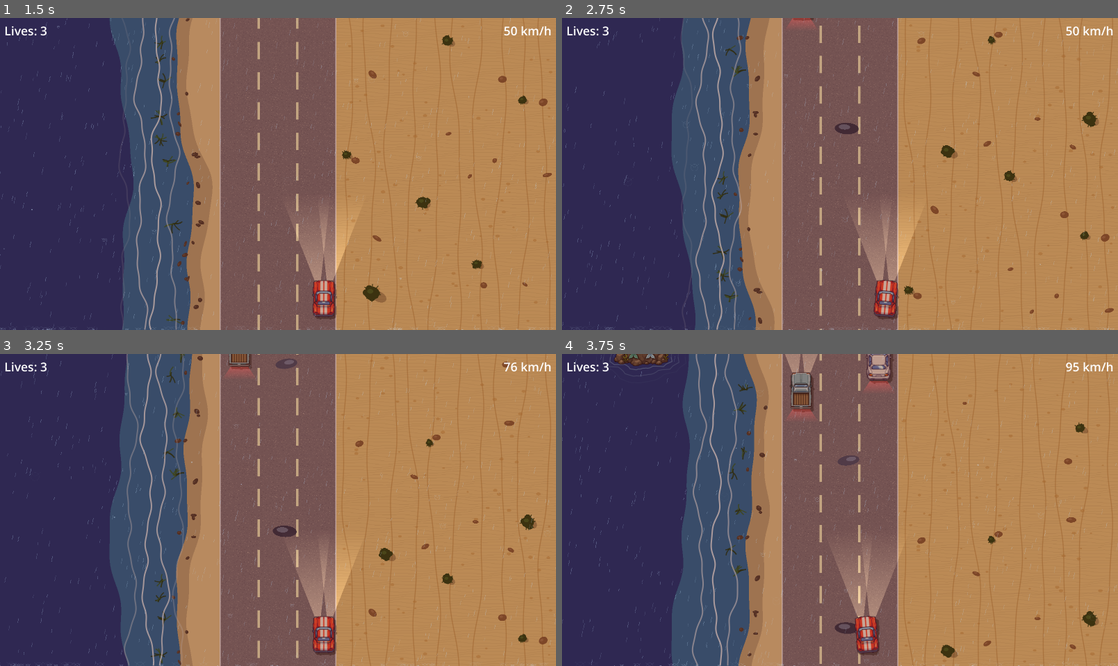
Above: before the commit, frames 1-4 (two rows, left to right).
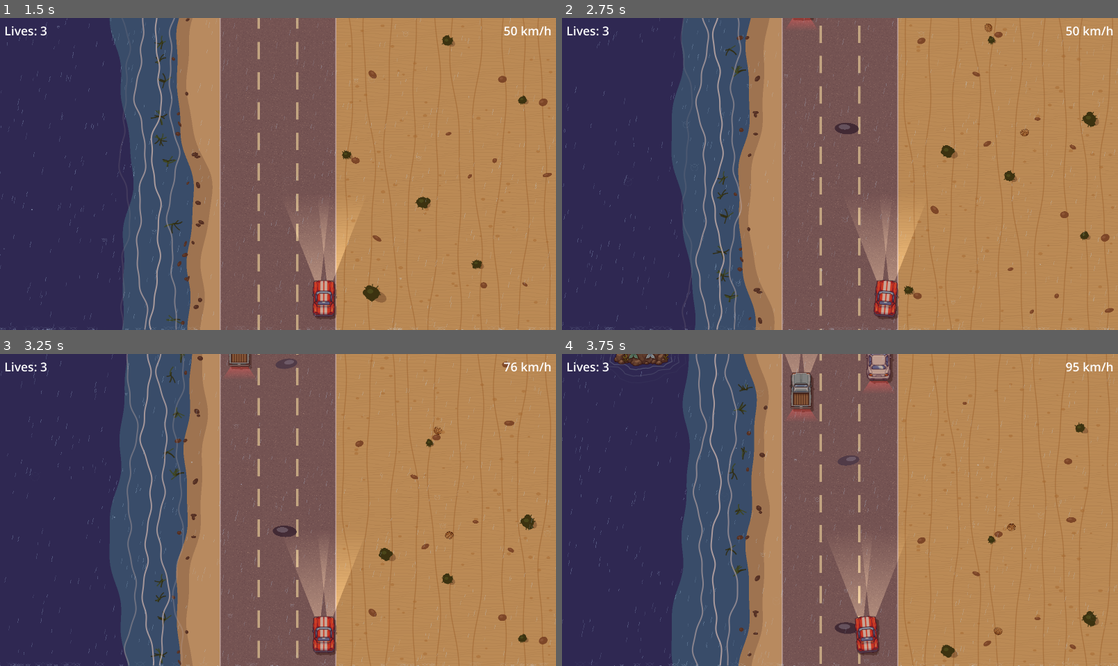
Above: after the commit, the same moments.

Repository: Antonio-Ingegnere/road-race
Game: Godot game, scene res://scenes/main.tscn
Two runs of this game, one before a commit and one after it. Both use one fixed random seed, a clock stepped at 60 frames per second and the inputs below.
Inputs:
- Up to frame 1 (1.5 s): tap Enter at 0.5 s; hold Right (ui_right) 0.53-1.28 s; hold Down (ui_down) from 1.28 s (still down)
- Up to frame 2 (2.75 s): release Down (ui_down) at 2.03 s; hold Right (ui_right) from 2.03 s (still down)
- Up to frame 3 (3.25 s): release Right (ui_right) at 2.78 s; hold Up (ui_up) from 2.78 s (still down)
- Up to frame 4 (3.75 s): release Up (ui_up) at 3.53 s; hold Left (ui_left) from 3.53 s (still down)

Frame 1 is identical in both runs. In frame 2, less than 0.1% of the frame differs, in the area x 76-84%, y 1-38%; in frame 3, less than 0.1%; in frame 4, less than 0.1%.

Commit message:
Add tumbleweed to desert landscape with rolling and jumping
Tumbleweeds spawn off the top of the screen and scroll down with the
road. They roll horizontally with rotation proportional to distance
travelled, bounce-jump occasionally, cast a ground shadow, and are
clamped to their desert zone so they never cross onto the road.

Co-Authored-By: Claude Sonnet 4.6 <noreply@anthropic.com>

Diff:
--- a/config.cfg
+++ b/config.cfg
@@ -22,3 +22,7 @@
 
 left=1
 right=2
+
+[cat]
+
+enabled=false
--- a/scenes/main.tscn
+++ b/scenes/main.tscn
@@ -15,6 +15,7 @@
 [ext_resource type="Script" uid="uid://dhu225c7q1ijv" path="res://scripts/police_manager.gd" id="13_policescr"]
 [ext_resource type="Script" uid="uid://bhhjee4ocfad4" path="res://scripts/mermaid_manager.gd" id="14_mermaidscr"]
 [ext_resource type="Script" uid="uid://dxqdar6mj81t5" path="res://scripts/world_layer.gd" id="15_worldlayerscr"]
+
 
 [node name="Main" type="Node2D" unique_id=722060991]
 script = ExtResource("1_mainscr")
--- a/scripts/road.gd
+++ b/scripts/road.gd
@@ -54,6 +54,19 @@
 const DESERT_SHRUB_DARK  := Color(0.12, 0.24, 0.08)
 const DESERT_SHRUB_LITE  := Color(0.28, 0.46, 0.18, 0.55)
 const DESERT_SHRUB_SHAD  := Color(0.10, 0.07, 0.03, 0.30)
+
+const TW_SCALE         := 0.25
+const TW_FRAME         := 128
+const TW_ROLL_RADIUS   := 16.0   # TW_FRAME * TW_SCALE * 0.5
+const TW_SPEED_MIN     := 60.0
+const TW_SPEED_MAX     := 130.0
+const TW_SPAWN_MIN     := 0.75
+const TW_SPAWN_MAX     := 2.25
+const TW_JUMP_ITVL_MIN := 0.8
+const TW_JUMP_ITVL_MAX := 2.2
+const TW_JUMP_H_MIN    := 5.0
+const TW_JUMP_H_MAX    := 15.0
+const TW_JUMP_DUR      := 0.55
 
 var scroll_offset := 0.0
 var _world_scroll := 0.0
@@ -75,6 +88,10 @@
 var _tree_frame_timer := 0.0
 var _grass_tex: ImageTexture
 var _desert_tex: ImageTexture
+var _tw_tex: Texture2D
+var _tumbleweeds: Array = []
+var _tw_spawn_timer := 0.0
+var _tw_next_spawn  := 0.0
 
 var landscape_left  := LANDSCAPE_GRASS
 var landscape_right := LANDSCAPE_GRASS
@@ -99,6 +116,8 @@
 
 	_grass_tex  = _make_grass_tex()
 	_desert_tex = _make_desert_tex()
+	_tw_tex     = load("res://assets/Tumbleweed_x128.png")
+	_tw_next_spawn = randf_range(TW_SPAWN_MIN, TW_SPAWN_MAX)
 
 	var cfg := ConfigFile.new()
 	if cfg.load("res://config.cfg") == OK:
@@ -136,6 +155,46 @@
 		_tree_frame    = (_tree_frame    + 1) % TREE_FRAME_COUNT
 		_oak_frame     = (_oak_frame     + 1) % OAK_FRAME_COUNT
 		_blossom_frame = (_blossom_frame + 1) % BLOSSOM_FRAME_COUNT
+
+	# Tumbleweeds (desert only)
+	var screen_w: float = get_viewport_rect().size.x
+	if landscape_left == LANDSCAPE_DESERT or landscape_right == LANDSCAPE_DESERT:
+		_tw_spawn_timer += delta
+		if _tw_spawn_timer >= _tw_next_spawn:
+			_tw_spawn_timer = 0.0
+			_tw_next_spawn  = randf_range(TW_SPAWN_MIN, TW_SPAWN_MAX)
+			_tw_spawn(screen_w, screen_h)
+	for tw in _tumbleweeds:
+		tw["pos"].y += scroll_px
+		tw["pos"].x += tw["vel_x"] * delta
+		var bmin: float = tw["x0"] + TW_ROLL_RADIUS
+		var bmax: float = tw["x1"] - TW_ROLL_RADIUS
+		if tw["pos"].x < bmin:
+			tw["pos"].x = bmin
+			tw["vel_x"] = 0.0
+		elif tw["pos"].x > bmax:
+			tw["pos"].x = bmax
+			tw["vel_x"] = 0.0
+		tw["angle"]  = tw["angle"] + tw["vel_x"] * delta / TW_ROLL_RADIUS
+		if tw["jumping"]:
+			tw["jump_t"] += delta / TW_JUMP_DUR
+			if tw["jump_t"] >= 1.0:
+				tw["jumping"]    = false
+				tw["jump_t"]     = 0.0
+				tw["jump_timer"] = randf_range(TW_JUMP_ITVL_MIN, TW_JUMP_ITVL_MAX)
+		else:
+			tw["jump_timer"] -= delta
+			if tw["jump_timer"] <= 0.0:
+				tw["jumping"]     = true
+				tw["jump_t"]      = 0.0
+				tw["jump_height"] = randf_range(TW_JUMP_H_MIN, TW_JUMP_H_MAX)
+	var tw_hw: float = TW_FRAME * TW_SCALE * 0.5
+	_tumbleweeds = _tumbleweeds.filter(func(tw) -> bool:
+		if tw["pos"].y > screen_h + tw_hw:
+			return false
+		var px: float = tw["pos"].x
+		return px >= tw["x0"] - tw_hw and px <= tw["x1"] + tw_hw
+	)
 
 	queue_redraw()
 
@@ -487,6 +546,7 @@
 	_draw_desert_ridgelines(0.0, ROAD_LEFT, size)
 	_draw_desert_spots(0.0, ROAD_LEFT, size)
 	_draw_desert_deco(size, 0.0, ROAD_LEFT, 0)
+	_draw_desert_tumbleweeds(0.0, ROAD_LEFT)
 
 
 func _draw_desert_right(size: Vector2) -> void:
@@ -495,6 +555,60 @@
 	_draw_desert_ridgelines(x0, size.x, size)
 	_draw_desert_spots(x0, size.x, size)
 	_draw_desert_deco(size, x0, size.x, 112237)
+	_draw_desert_tumbleweeds(x0, size.x)
+
+
+func _tw_spawn(screen_w: float, screen_h: float) -> void:
+	var sides: Array = []
+	if landscape_left  == LANDSCAPE_DESERT:
+		sides.append(0)
+	if landscape_right == LANDSCAPE_DESERT:
+		sides.append(1)
+	if sides.is_empty():
+		return
+	var side: int  = sides[randi() % sides.size()]
+	var hw: float  = TW_FRAME * TW_SCALE * 0.5
+	var x0: float  = 0.0       if side == 0 else ROAD_LEFT + ROAD_WIDTH
+	var x1: float  = ROAD_LEFT if side == 0 else screen_w
+	if x1 - hw <= x0 + hw:
+		return
+	var x: float     = randf_range(x0 + hw, x1 - hw)
+	var going_right: bool = randf() < 0.5
+	var speed: float = randf_range(TW_SPEED_MIN, TW_SPEED_MAX)
+	var vel_x: float = speed if going_right else -speed
+	_tumbleweeds.append({
+		"pos":         Vector2(x, -hw),
+		"vel_x":       vel_x,
+		"angle":       randf_range(0.0, TAU),
+		"jumping":     false,
+		"jump_t":      0.0,
+		"jump_timer":  randf_range(TW_JUMP_ITVL_MIN, TW_JUMP_ITVL_MAX),
+		"jump_height": randf_range(TW_JUMP_H_MIN, TW_JUMP_H_MAX),
+		"x0":          x0,
+		"x1":          x1,
+	})
+
+
+func _draw_desert_tumbleweeds(x0: float, x1: float) -> void:
+	if not _tw_tex:
+		return
+	var hw := TW_FRAME * 0.5
+	var hh := TW_FRAME * 0.5
+	for tw in _tumbleweeds:
+		var tx: float = tw["pos"].x
+		if tx < x0 - hw or tx > x1 + hw:
+			continue
+		var arc_y: float = 0.0
+		if tw["jumping"]:
+			arc_y = -sin(tw["jump_t"] * PI) * tw["jump_height"]
+		var shadow_r: float = hw * TW_SCALE * 0.72 * (1.0 - abs(arc_y) / TW_JUMP_H_MAX * 0.45)
+		draw_set_transform(tw["pos"], 0.0, Vector2(shadow_r, shadow_r * 0.22))
+		draw_circle(Vector2.ZERO, 1.0, Color(0.0, 0.0, 0.0, 0.22))
+		draw_set_transform(Vector2.ZERO)
+		var draw_pos: Vector2 = tw["pos"] + Vector2(0.0, arc_y)
+		draw_set_transform(draw_pos, tw["angle"], Vector2(TW_SCALE, TW_SCALE))
+		draw_texture_rect(_tw_tex, Rect2(-hw, -hh, TW_FRAME, TW_FRAME), false)
+	draw_set_transform(Vector2.ZERO)
 
 
 func _draw_desert_base(x0: float, x1: float, size: Vector2) -> void:
Binary file added: assets/Tumbleweed_x128.png
Not shown, added: assets/Tumbleweed_x128.png.import
